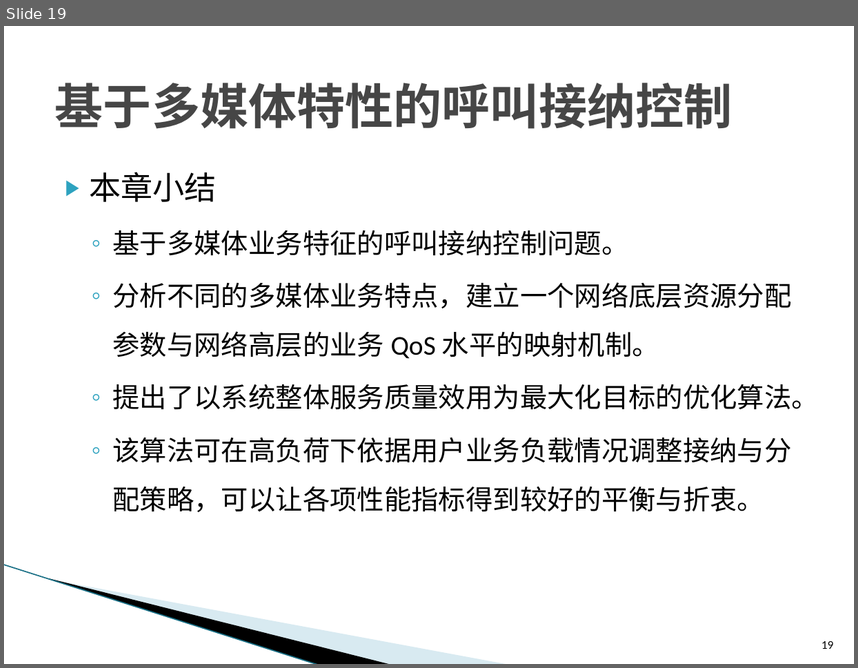
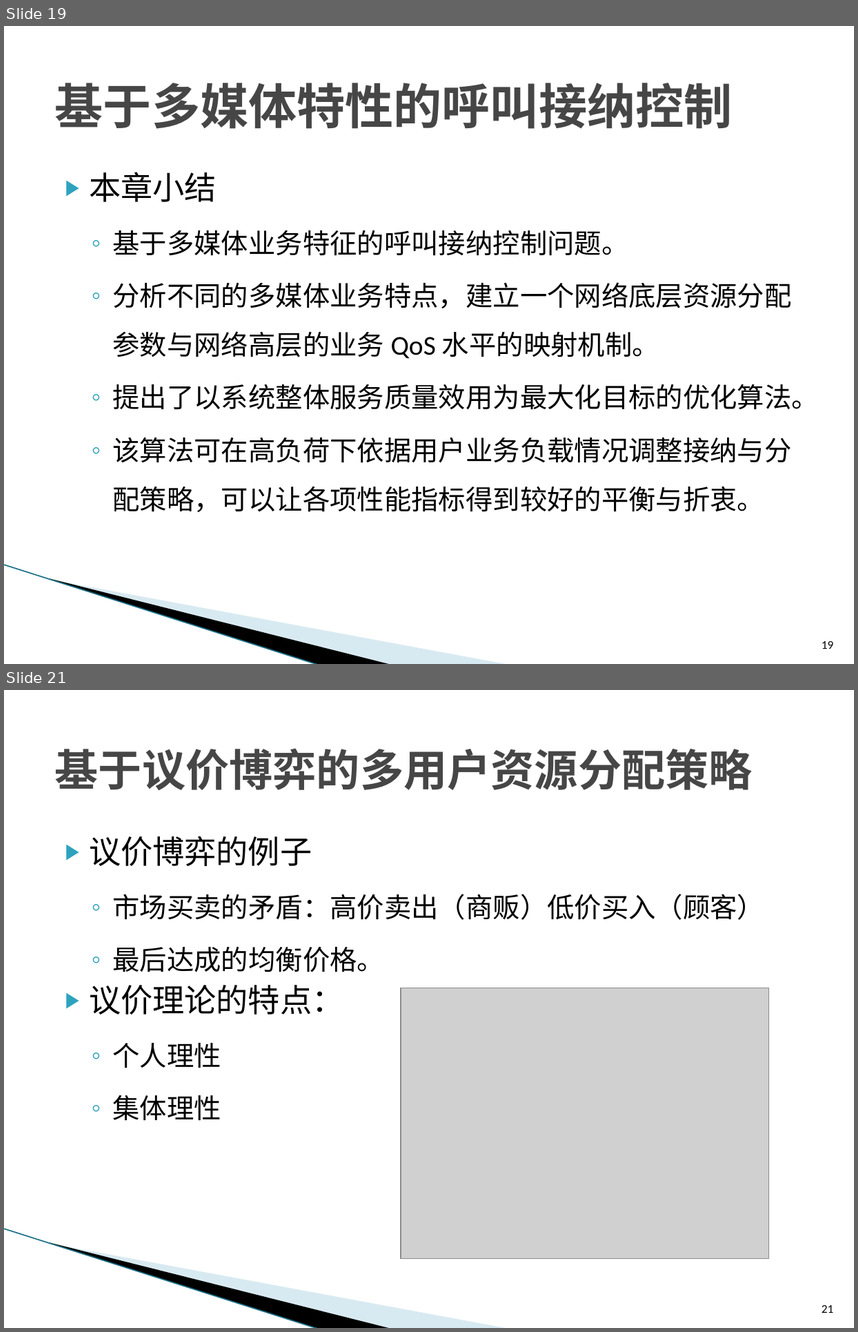
Before and after one commit to ZhiweiYAN/yzw_thesis, a slide deck: defense_phd.pptx. Shown one above the other, each under a label of ours: slide 19 before the commit, slides 19 and 21 after it; the slides between them are not shown. The pictures are 858x668 and 858x1332 pixels, drawn with LibreOffice and Linux fonts; fonts in the diff are those of the drawing; grey boxes stand for pictures; background and template pictures are left out. Boxes give left, top, right and bottom in pixels: in the first picture for what was removed or moved away, otherwise in the second. Text is boxed around its words. In the diff, an @@ line names an element or a change of style, - is before the commit and + after.

```diff
--- a/defense_phd.pptx
+++ b/defense_phd.pptx
@@ slide 21 added at box(4, 690, 854, 1328), background #FFFFFF; not listed: 3 template elements that a slide beside it also shows @@
@@ title added at box(55, 748, 753, 791), 36.9 pt, text #464646, bold @@
+基于议价博弈的多用户资源分配策略
@@ text added at box(89, 836, 764, 1120), 23 pt, text #000000 @@
+▶ 议价博弈的例子
+  ◦ 市场买卖的矛盾：高价卖出（商贩）低价买入（顾客）
+  ◦ 最后达成的均衡价格。
+▶ 议价理论的特点：
+  ◦ 个人理性
+  ◦ 集体理性
@@ picture added at box(401, 987, 769, 1259) @@
@@ page number added at box(822, 1305, 833, 1312), 10 pt, text #000000 @@
+21
```
Also in this commit, not shown: 2 slides changed, 20 other slides added, 1 other file.
